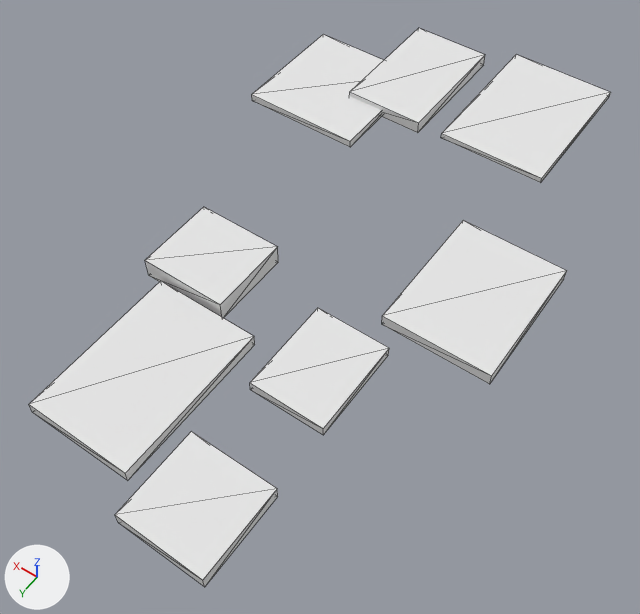
An edit to the OBJ model TheRoom/assets/poi/points_of_interest.obj, drawn before and after from the same camera.
One viewpoint serves both versions: a 50 mm lens placed at (-61.6, 87.4, 106.7), pointed at (-10.4, 15.7, -6.0). Every picture has the same lights, and +X, +Y and +Z are marked at lower left. Mesh edges are drawn as thin lines. Where no turn or scale is listed for an object, it has been applied to the vertices.

The older version as bpy lines, for what is in view:
```python
me_points_of_interest = bpy.data.meshes.new('points_of_interest')
me_points_of_interest.from_pydata(...)  # 64 vertices, 96 faces; spans x -40.9..25.6, y -52.5..63.1, z 0.0..3.6
# faces by material slot: [12, 12, 12, 12, 12, 12, 12, 12]
me_points_of_interest.materials.append(mat_wire_087225198)  # white #e7e7e7
me_points_of_interest.materials.append(mat_wire_085028177)  # white #e7e7e7
me_points_of_interest.materials.append(mat_wire_135110008)  # white #e7e7e7
me_points_of_interest.materials.append(mat_wire_225198087)  # white #e7e7e7
me_points_of_interest.materials.append(mat_wire_138008110)  # white #e7e7e7
me_points_of_interest.materials.append(mat_wire_086086086)  # white #e7e7e7
me_points_of_interest.materials.append(mat_wire_087225087)  # white #e7e7e7
me_points_of_interest.materials.append(mat_wire_154185229)  # white #e7e7e7
# before: 48 (-26.9, 48.3, 0.0) at pixel (277, 496), 49 (-26.9, 63.1, 0.0) at pixel (204, 587), 50 (-12.4, 63.1, 0.0) at pixel (118, 522), 51 (-12.4, 48.3, 0.0), 52 (-26.9, 48.3, 2.3) at pixel (277, 488)
# before: 53 (-12.4, 48.3, 2.3) at pixel (191, 431), 54 (-12.4, 63.1, 2.3) at pixel (114, 514), 55 (-26.9, 63.1, 2.3) at pixel (202, 580)
ob_points_of_interest = bpy.data.objects.new('points_of_interest', me_points_of_interest)
ob_points_of_interest.location = (0.0, 0.0, 0.0)
```
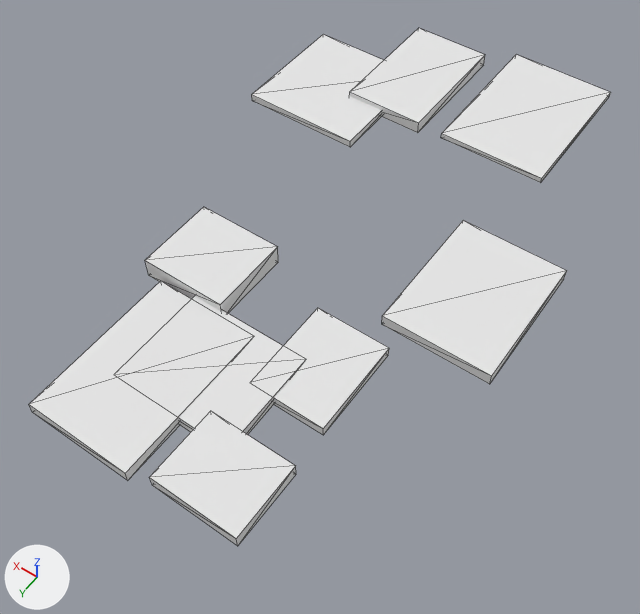
Edits to the scene script, one JSON object a line:
```json
{"op": "add", "block": "mat_wire_008061138", "code": ["mat_wire_008061138 = principled_material('wire_008061138')", "mat_wire_008061138.base_color = (0.8, 0.8, 0.8)  # white #e7e7e7", "mat_wire_008061138.roughness = 1.0"]}
{"block": "me_points_of_interest", "where": "me_points_of_interest.from_pydata(...)  # 64 vertices, 96 faces; spans x -40.9..25.6, y -52.5..63.1, z 0.0..3.6"}
{"block": "me_points_of_interest", "where": "# used by ob_points_of_interest; location = (0.0, 0.0, 0.0)"}
{"block": "me_points_of_interest", "where": "# verts and faces of me_points_of_interest; kept vertices keep their numbers, new ones are numbered from 64"}
{"block": "me_points_of_interest", "change": "me_points_of_interest part 1: a new loose piece, a box spanning x -17.9..2.7, y 29.7..47.6, z 0.0..2.0, in mat_wire_008061138 (white #e7e7e7)"}
{"block": "me_points_of_interest", "change": "me_points_of_interest part 2"}
{"op": "add", "block": "me_points_of_interest", "code": "for i in [48, 51, 52, 53]: verts[i] += (0.0, -4.0, 0.0)"}
{"op": "add", "block": "me_points_of_interest", "code": "for i in [49, 50, 54, 55]: verts[i] += (0.0, -6.5, 0.0)"}
{"op": "add", "block": "me_points_of_interest", "code": "me_points_of_interest.materials.append(mat_wire_008061138)  # white #e7e7e7"}
```

Pixel boxes (x1, y1, x2, y2) of what changed, in the pictures (640 x 614 px; the box of a moved part takes in the faces that stretch with it):
```json
{"object": "points_of_interest", "change": "reshaped", "before": [29, 28, 611, 587], "after": [29, 28, 611, 546], "on screen": "7% shorter"}
{"part": 1, "of": "me_points_of_interest", "change": "added", "after": [178, 296, 306, 434]}
{"part": 2, "of": "me_points_of_interest", "change": "moved or reshaped", "before": [115, 431, 278, 587], "after": [150, 411, 296, 546]}
```
